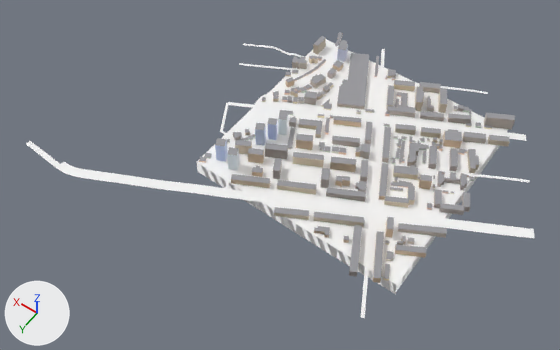
Two versions of the glTF model public/tiles/1/-2_-6.glb, one commit apart.
The view is the same before and after, from a 50 mm camera at (-1288.0, 3841.0, 1485.0) aimed at (-661.0, 2964.0, 106.0). Lighting does not change. The marker at lower left points along +X, +Y and +Z. The first picture is the older version. Where no turn or scale is listed for an object, it has been applied to the vertices. Vertices at exactly the same position are counted once.

In view in the first picture: 't1_-2_-6'.
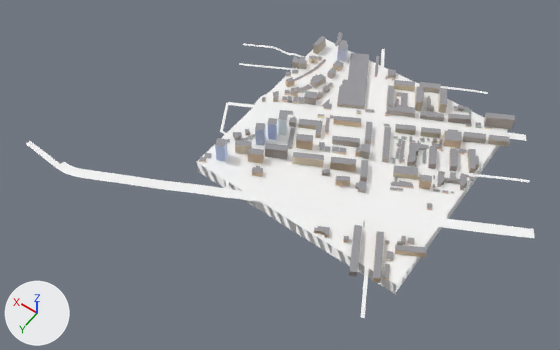
The change, as a list of edits to the scene's bpy script:
```text
Change me_t1__2__6:
    used by ob_t1__2__6; location = (-694.0, 2875.0, 148.0)
    remove me_t1__2__6.from_pydata(...)  # 5546 vertices, 7802 faces; spans x -506.0..506.0, y -395.0..395.0, z -54.0..54.0
    add me_t1__2__6.from_pydata(...)  # 5420 vertices, 7636 faces; spans x -506.0..506.0, y -395.0..395.0, z -54.0..54.0
    me_t1__2__6 part 1: 12 loose pieces with 120 vertices, spanning x -364.0..122.0, y -85.0..208.0, z -21.0..54.0, are deleted
    me_t1__2__6 part 2
    6 vertices are removed from x -203.0..-103.0, y 107.0..168.0, z -9.0..4.0
    42 faces are deleted
    32 new faces join them, mat_far_terrain (white #ffffff)
    other edits to the shape of me_t1__2__6 do not show in these pictures
```

What differs and where, as boxes (x1, y1, x2, y2) in the pictures (560 x 350 px; the box of a moved part takes in the faces that stretch with it):
part 1 of me_t1__2__6, deleted
    before: (227, 147, 470, 238)
part 2 of me_t1__2__6, moved or reshaped
    both: (196, 146, 498, 280)
